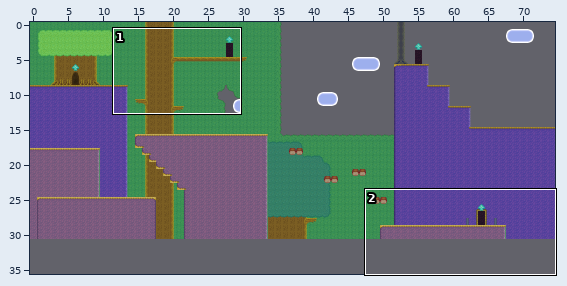
An edit to a level. Tiled map, src/maps/village-labyrinth-2.tmx. The picture above shows the old version from afar; the outline marks the close-up.
Close-up. First the earlier version:
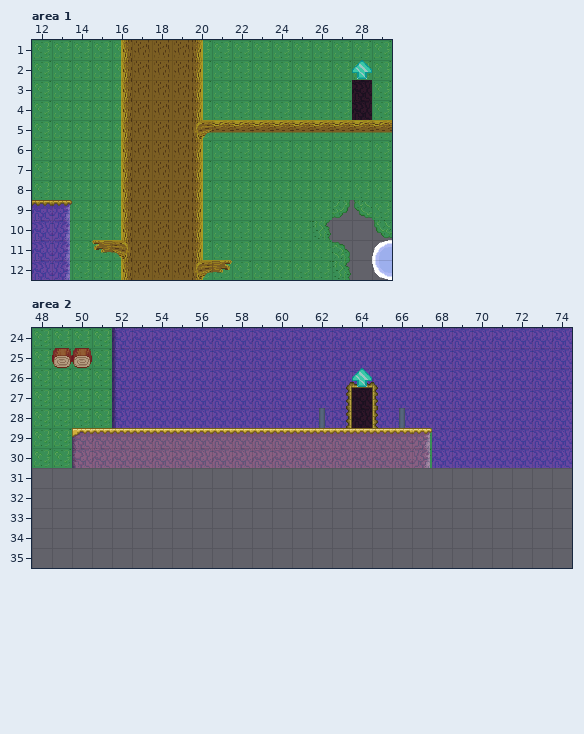
Cells are 24x24 px. Shown: area 1 x 12..29, y 1..12; area 2 x 48..74, y 24..35. The commit also changed other parts of the map, which this record leaves out. Tiles whose own drawing changed are shown in their newer look in all pictures. The old version is drawn lined up with the new one.
Now the later version:
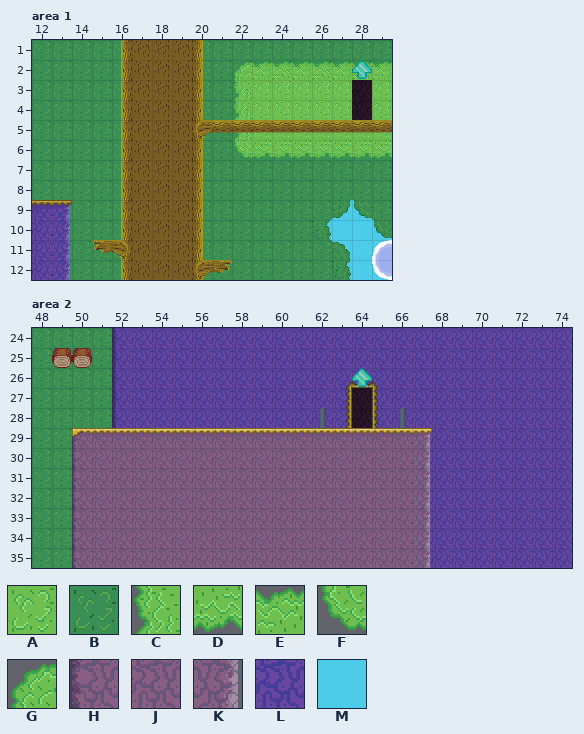
Key: from "treeline": A 0, B 2, C 12, D 12 turned 270, E 12 turned 90, F 24, G 24 turned 90, H 48, J 49, K 50, L 52, M 156.
_ is an empty cell.
Tiles of an added or newly shown layer are drawn over the layers below it.
See-through tiles are keyed as they look on the map.
What changed:
map size 75x31 -> 75x36 cells
Layer "sky" (now shown), area 1:
The edit adds tile M in row 9 at x 27 to 28; in row 10 at x 26 to 29; in rows 11 to 12 at x 27 to 29.
Layer "leaves" (now shown), area 1:
The edit adds tile A in rows 3 to 4 at x 23 to 27 and 29; in row 5 at x 23 to 29.
The edit adds tile C in rows 3 to 5 at x 22.
The edit adds tile D in row 6 at x 23 to 29.
The edit adds tile E in row 2 at x 23 to 29.
The edit adds tile F in row 6 at x 22.
The edit adds tile G in row 2 at x 22.
Layer "background", area 2:
The edit adds tile B in rows 31 to 35 at x 48 to 49.
Layer "leaves" (now shown), area 2:
The edit adds tile L in rows 29 to 35 at x 67.
Layer "ground", area 2:
The edit adds tile H in rows 31 to 35 at x 50.
The edit adds tile J in rows 31 to 35 at x 51 to 66.
The edit adds tile K in rows 31 to 35 at x 67.
The edit adds tile L in rows 31 to 35 at x 68 to 74.
Pixel boxes of the changes (left, top, right, bottom) in both close-ups:
added: (233, 61, 392, 159)
added: (326, 200, 392, 280)
added: (32, 428, 572, 568)
